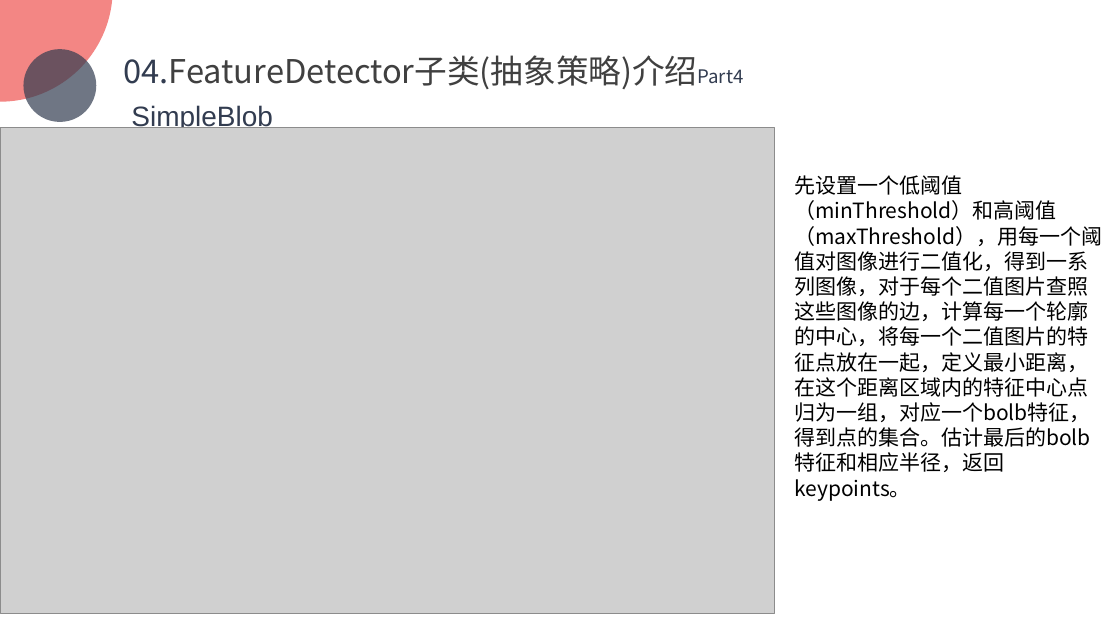
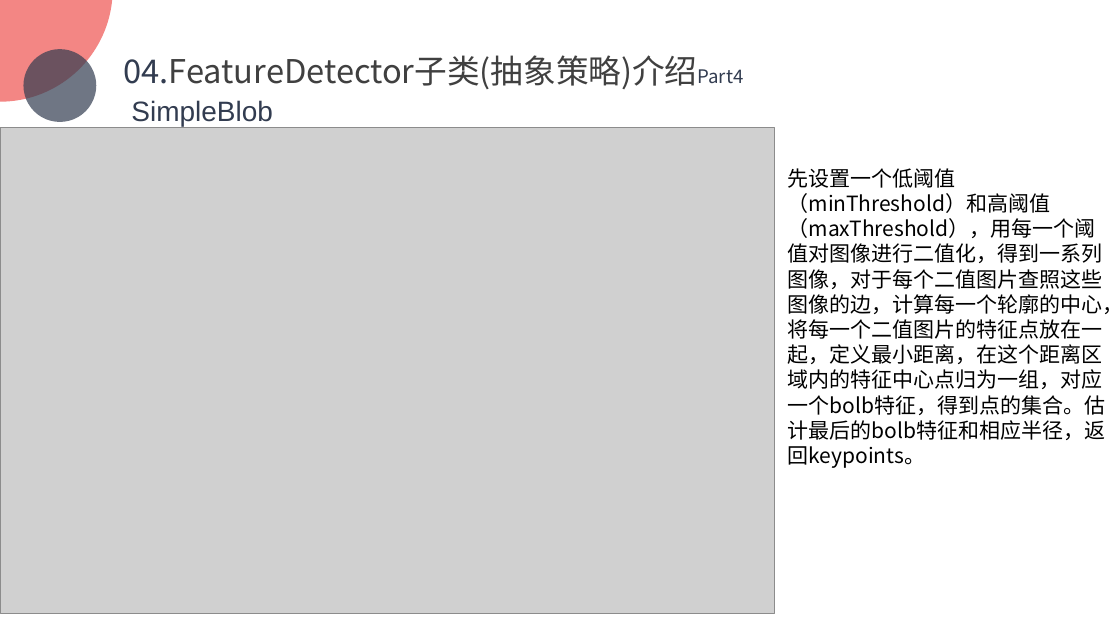
Before and after one commit to TJDPGr9/OpencvFeatureDetectorResearch, a slide deck: slide 15 of OpencvFInal/Opencv.pptx (slide 14 before the commit). Drawn at 1120x630 pixels with LibreOffice and Linux fonts; fonts in the diff are those of the drawing; grey boxes stand for pictures; background and template pictures are left out. Boxes give left, top, right and bottom in pixels: in the first picture for what was removed or moved away, otherwise in the second. Text is boxed around its words. In the diff, an @@ line names an element or a change of style, - is before the commit and + after.

```diff
--- a/OpencvFInal/Opencv.pptx
+++ b/OpencvFInal/Opencv.pptx
@@ text "SimpleBlob" rewrapped from (131,106,273,128) to (131,100,273,126) @@
@@ text "先设置一个低阈值（minThreshold）和高阈值（maxThreshold），用每一个阈值对图像进行二值化，得到一系 ..." rewrapped from (794,175,1102,501) to (788,168,1120,468) @@
```
Also in this commit, not shown: 2 other slides changed, 1 slide added.
